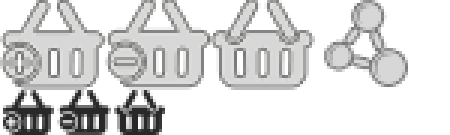
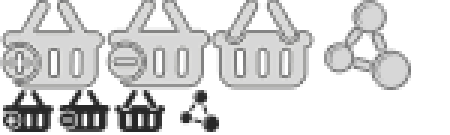
Layered file, before and after one edit (450x135). Changes by layer:
painted on "Shape 2" over [327, 3, 408, 87]
added layer "Shape 3" above "Shape 1 copy" over [180, 90, 219, 132]
painted on "Shape 1 copy" over [3, 90, 165, 135]
